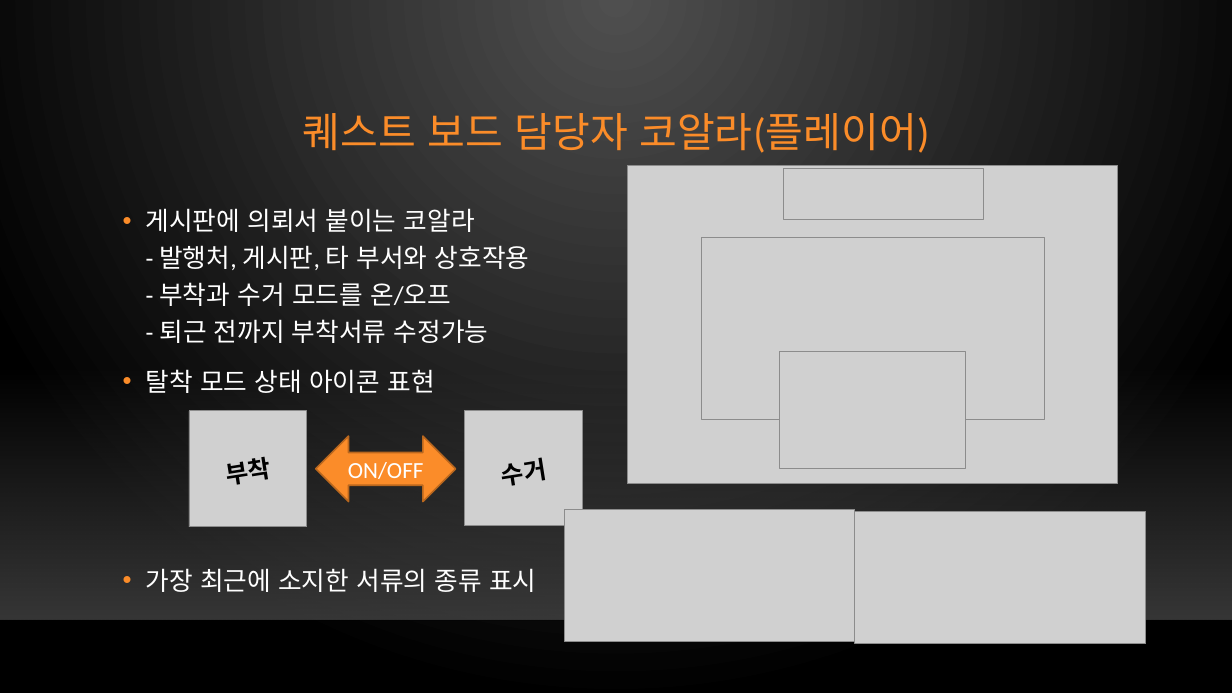
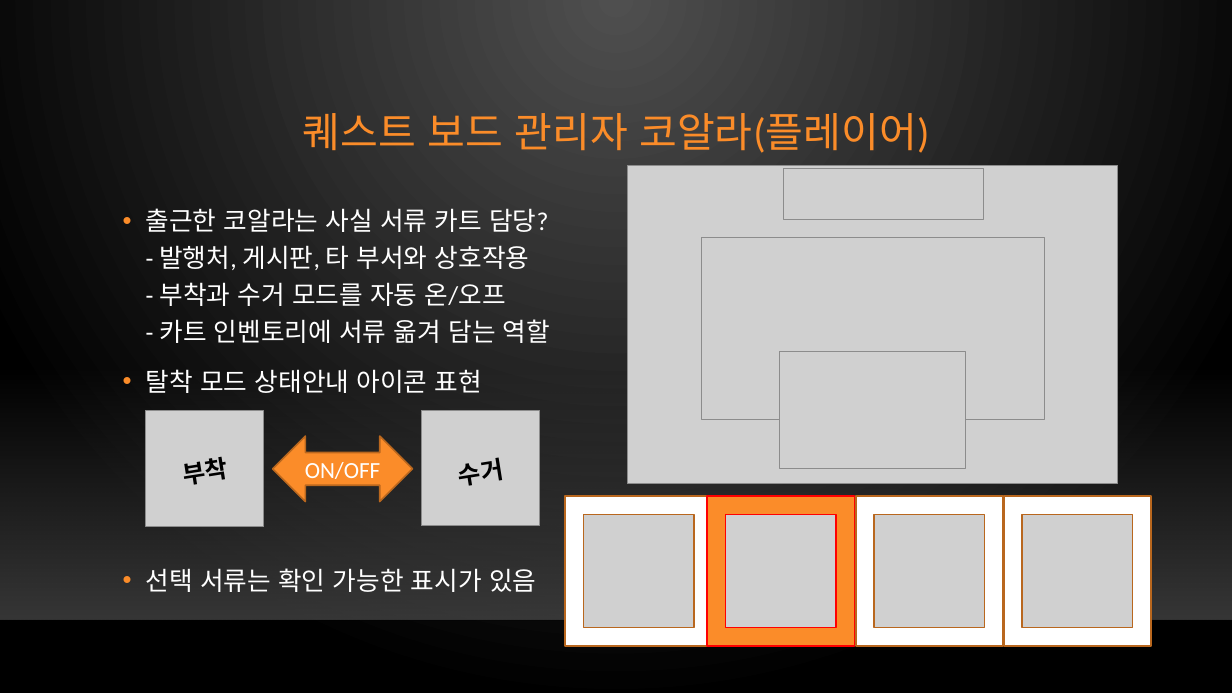
Before and after one commit to xqiwipx/first_project, a slide deck: slide 21 of Kims_project.pptx. Drawn at 1232x693 pixels with LibreOffice and Linux fonts; fonts in the diff are those of the drawing; grey boxes stand for pictures; background and template pictures are left out. Boxes give left, top, right and bottom in pixels: in the first picture for what was removed or moved away, otherwise in the second. Text is boxed around its words. In the diff, an @@ line names an element or a change of style, - is before the commit and + after.

Commit message:
Update Kims_project.pptx
내용 수정

```diff
--- a/Kims_project.pptx
+++ b/Kims_project.pptx
@@ title at box(303, 113, 929, 153): text changed @@
-퀘스트 보드 담당자 코알라(플레이어)
+퀘스트 보드 관리자 코알라(플레이어)
@@ text at box(146, 208, 550, 592): text changed @@
-• 게시판에 의뢰서 붙이는 코알라
-  - 발행처, 게시판, 타 부서와 상호작용
-  - 부착과 수거 모드를 온/오프
-  - 퇴근 전까지 부착서류 수정가능
-• 탈착 모드 상태 아이콘 표현
-• 가장 최근에 소지한 서류의 종류 표시
+• 출근한 코알라는 사실 서류 카트 담당?
+  - 발행처, 게시판, 타 부서와 상호작용
+  - 부착과 수거 모드를 자동 온/오프
+  - 카트 인벤토리에 서류 옮겨 담는 역할
+• 탈착 모드 상태안내 아이콘 표현
+• 선택 서류는 확인 가능한 표시가 있음
@@ 2 pictures, 2 texts, 1 left right arrow: place and size @@
-2 pictures, 2 texts, 1 left right arrow at box(189, 410, 583, 527)
+2 pictures, 2 texts, 1 left right arrow at box(146, 410, 540, 527)
@@ frame added at box(566, 496, 713, 646), fill #FFFFFF, outline #BA681E 1.25 pt @@
@@ frame added at box(708, 496, 855, 646), fill #FB8C29, outline #FF0000 1.25 pt @@
@@ frame added at box(856, 496, 1003, 646), fill #FFFFFF, outline #BA681E 1.25 pt @@
@@ frame added at box(1004, 496, 1151, 646), fill #FFFFFF, outline #BA681E 1.25 pt @@
```
Also in this commit, not shown: 22 other slides changed, 1 slide removed.
